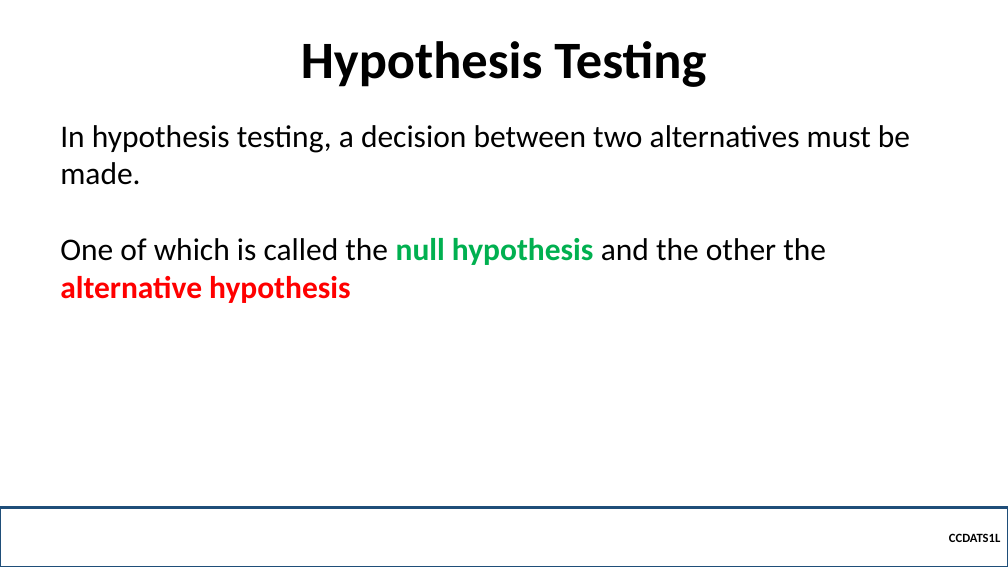
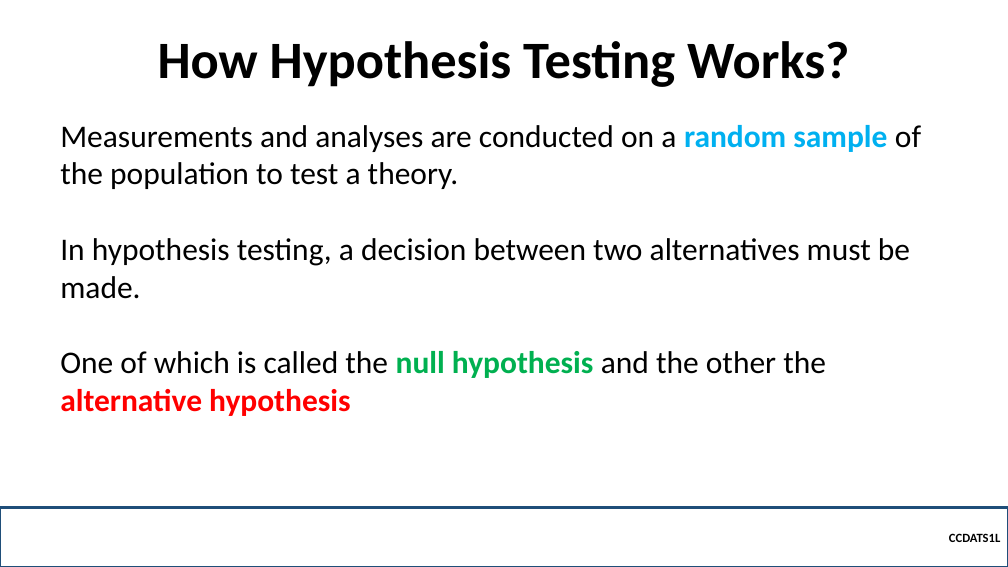
Before and after one commit to robitussin/CCDATS1L, a slide deck: slide 8 of week 10/Test of Significance.pptx (slide 6 before the commit). Drawn at 1008x567 pixels with LibreOffice and Linux fonts; fonts in the diff are those of the drawing; background and template pictures are left out. Boxes give left, top, right and bottom in pixels: in the first picture for what was removed or moved away, otherwise in the second. Text is boxed around its words. In the diff, an @@ line names an element or a change of style, - is before the commit and + after.

```diff
--- a/week 10/Test of Significance.pptx
+++ b/week 10/Test of Significance.pptx
@@ title at (158, 41, 849, 87): text changed @@
-Hypothesis Testing
+How Hypothesis Testing Works?
@@ text at (60, 125, 921, 189): paragraph added @@
+Measurements and analyses are conducted on a random sample of the population to test a theory.
```
Also in this commit, not shown: 7 other slides changed, 10 slides added, 2 slides removed, 5 other files.
